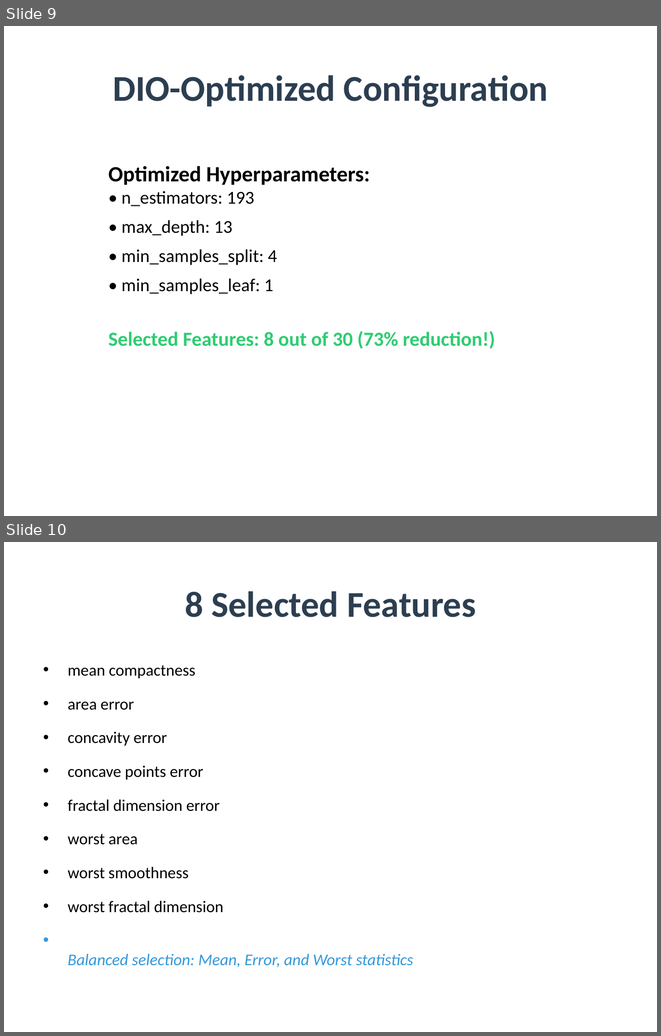
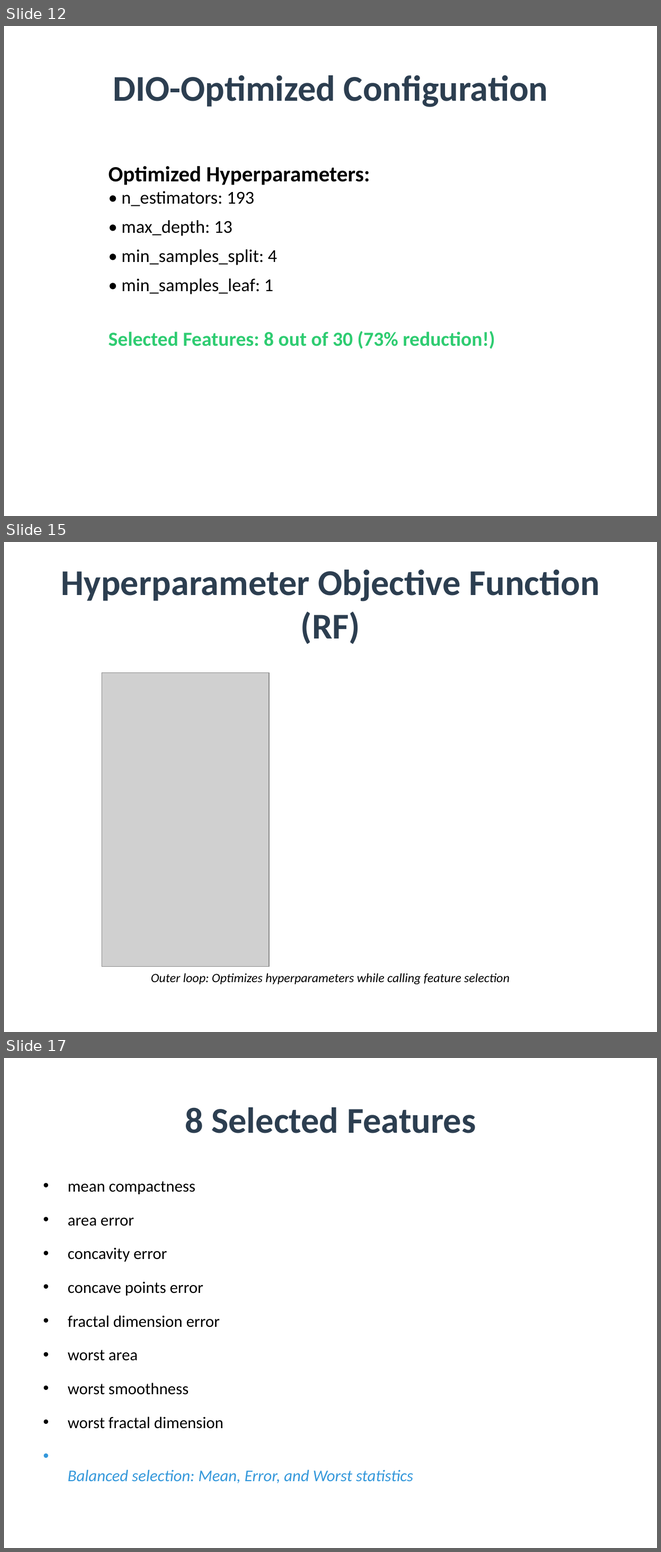
Before and after one commit to amine-dubs/dio-optimization, a slide deck: Presentation/DIO_Research_Presentation.pptx. Shown one above the other, each under a label of ours: slides 9 and 10 before the commit, slides 12, 15 and 17 after it; the slides between them are not shown. The pictures are 661x1036 and 661x1552 pixels, drawn with LibreOffice and Linux fonts; fonts in the diff are those of the drawing; grey boxes stand for pictures. Boxes give left, top, right and bottom in pixels: in the first picture for what was removed or moved away, otherwise in the second. Text is boxed around its words. In the diff, an @@ line names an element or a change of style, - is before the commit and + after.

```diff
--- a/Presentation/DIO_Research_Presentation.pptx
+++ b/Presentation/DIO_Research_Presentation.pptx
@@ slide 15 added at (4,542,657,1032), background #FFFFFF @@
@@ title added at (61,570,600,644), 40 pt, text #2C3E50, bold @@
+Hyperparameter Objective Function (RF)
@@ picture added at (102,672,269,967) @@
@@ text added at (151,973,510,984), 14 pt, text #000000, italic @@
+Outer loop: Optimizes hyperparameters while calling feature selection
@@ what was slide 9 is now slide 12 @@
@@ what was slide 10 is now slide 17 @@
```
Also in this commit, not shown: 6 slides changed, 11 other slides added, 26 other files.
